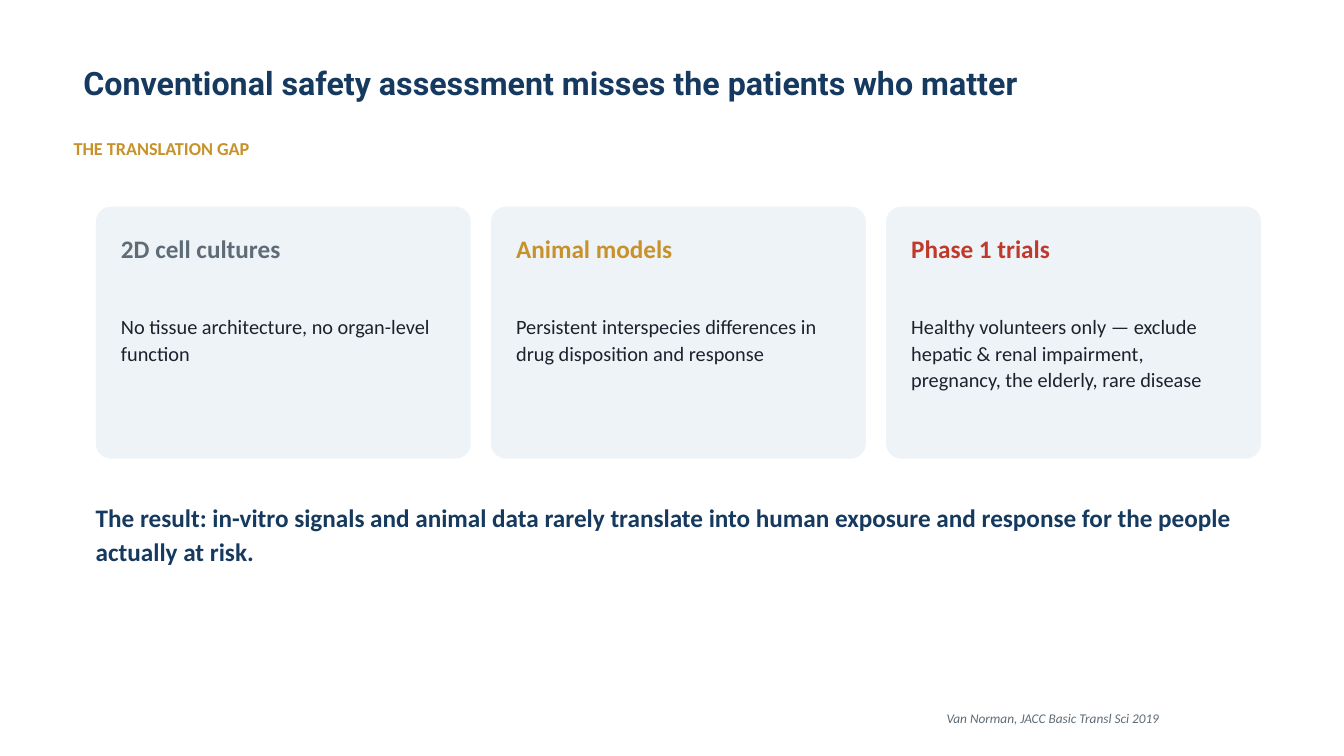
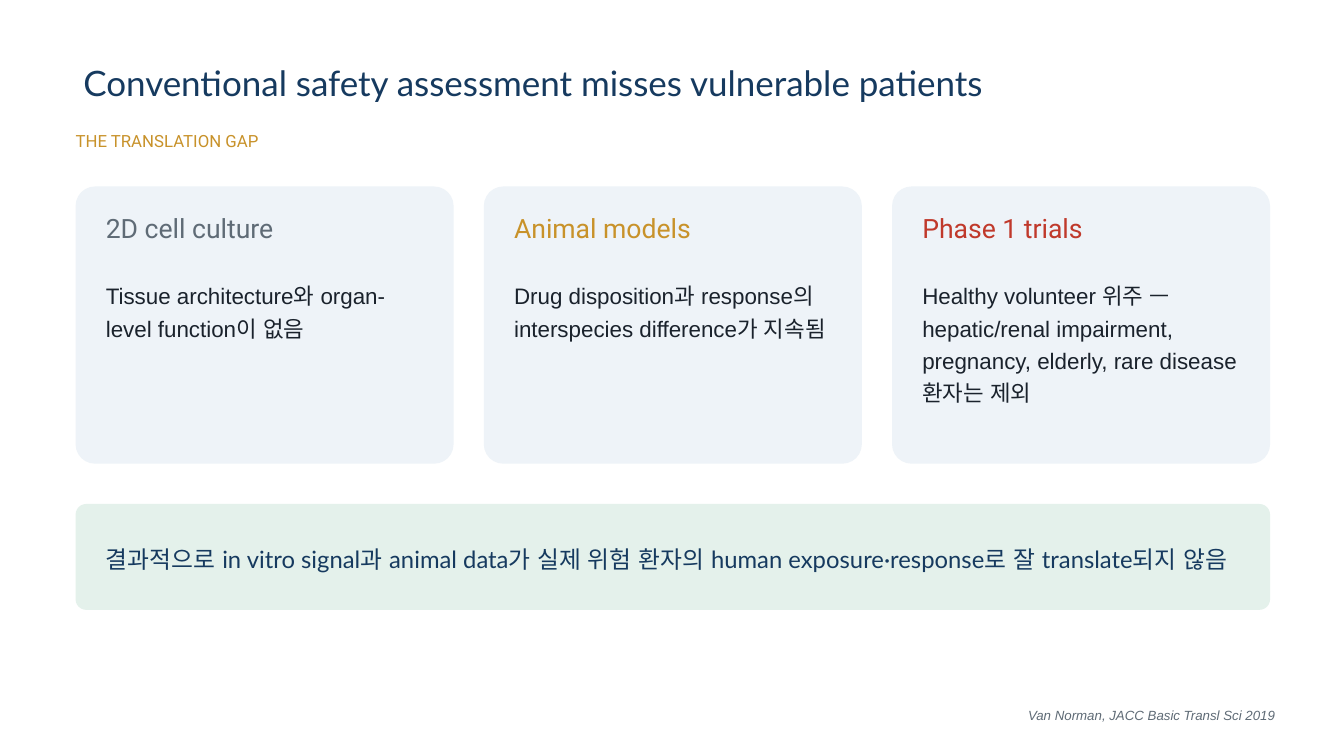
Before and after one commit to pipetcpt/qsp, a slide deck: slide 3 of presentation/2026-tox.pptx. Drawn at 1344x756 pixels with LibreOffice and Linux fonts; fonts in the diff are those of the drawing; background and template pictures are left out. Boxes give left, top, right and bottom in pixels: in the first picture for what was removed or moved away, otherwise in the second. Text is boxed around its words. In the diff, an @@ line names an element or a change of style, - is before the commit and + after.

```diff
--- a/presentation/2026-tox.pptx
+++ b/presentation/2026-tox.pptx
@@ title at [83, 70, 983, 102]: text changed; size 23 to 25 pt; font Roboto to Lato; bold off @@
-Conventional safety assessment misses the patients who matter
+Conventional safety assessment misses vulnerable patients
@@ text "THE TRANSLATION GAP" at [76, 135, 258, 147]: size 13 to 12 pt, font Calibri to Roboto, bold off; line spacing 1.04 to 1 @@
@@ proportions changed in 3 elements at [484, 187, 862, 464], [892, 187, 1270, 464], [76, 187, 454, 464] @@
@@ rounded rectangle: place and size @@
-rounded rectangle at [96, 207, 471, 459]
+rounded rectangle at [76, 187, 454, 464]
@@ rounded rectangle: place and size @@
-rounded rectangle at [491, 207, 866, 459]
+rounded rectangle at [484, 187, 862, 464]
@@ rounded rectangle: place and size @@
-rounded rectangle at [886, 207, 1261, 459]
+rounded rectangle at [892, 187, 1270, 464]
@@ text at [106, 218, 273, 238]: text changed; size 18 to 19 pt; font Calibri to Roboto; bold off @@
-2D cell cultures
+2D cell culture
@@ text "Animal models": place and size @@
-text "Animal models" at [516, 240, 672, 258]
+text "Animal models" at [514, 218, 691, 239]
@@ text "Animal models" at [514, 218, 691, 239]: size 18 to 19 pt, font Calibri to Roboto, bold off; line spacing 1.04 to 1 @@
@@ text "Phase 1 trials" at [922, 218, 1083, 239]: size 18 to 19 pt, font Calibri to Roboto, bold off; line spacing 1.04 to 1 @@
@@ text "Phase 1 trials": place and size @@
-text "Phase 1 trials" at [911, 240, 1049, 258]
+text "Phase 1 trials" at [922, 218, 1083, 239]
@@ text at [106, 287, 386, 339]: text changed; size 14.5 to 16 pt; font Calibri to Arial @@
-No tissue architecture, no organ-level function
+Tissue architecture와 organ-level function이 없음
@@ text at [514, 287, 826, 342]: text changed; size 14.5 to 16 pt; font Calibri to Arial @@
-Persistent interspecies differences in drug disposition and response
+Drug disposition과 response의 interspecies difference가 지속됨
@@ text at [922, 285, 1237, 403]: text changed; size 14.5 to 16 pt; font Calibri to Arial @@
-Healthy volunteers only — exclude hepatic & renal impairment, pregnancy, the elderly, rare disease
+Healthy volunteer 위주 — hepatic/renal impairment, pregnancy, elderly, rare disease 환자는 제외
@@ rounded rectangle: place and size @@
-rounded rectangle at [96, 509, 1230, 565]
+rounded rectangle at [76, 504, 1270, 610]
@@ rounded rectangle at [76, 504, 1270, 610]: fill none to #E4F1EB @@
@@ text in rounded rectangle at [96, 509, 1230, 565]: text removed @@
-The result: in-vitro signals and animal data rarely translate into human exposure and response for the people actually at risk.
@@ text added at [106, 548, 1227, 573], 17 pt, text #163A5F @@
+결과적으로 in vitro signal과 animal data가 실제 위험 환자의 human exposure·response로 잘 translate되지 않음
@@ text "Van Norman, JACC Basic Transl ...": place and size @@
-text "Van Norman, JACC Basic Transl ..." at [947, 714, 1159, 724]
+text "Van Norman, JACC Basic Transl ..." at [1028, 710, 1275, 722]
@@ text "Van Norman, JACC Basic Transl ..." at [1028, 710, 1275, 722]: font Calibri to Arial; line spacing 1.04 to 1 @@
```
Also in this commit, not shown: 24 other slides changed, 22 slides added, 23 slides removed, 52 other files.
